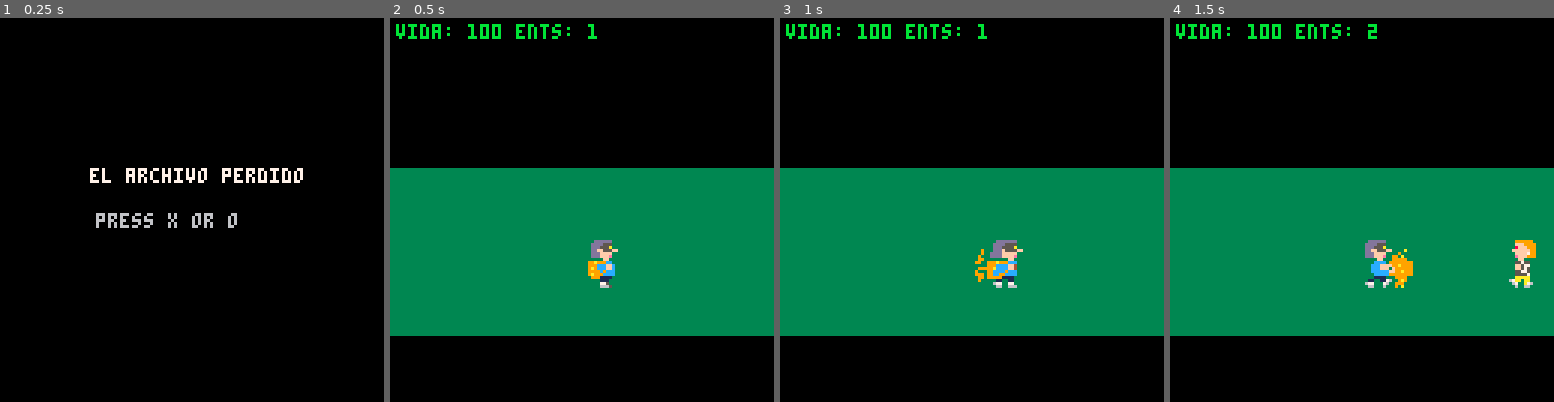
Above: before the commit, frames 1-4 (left to right).
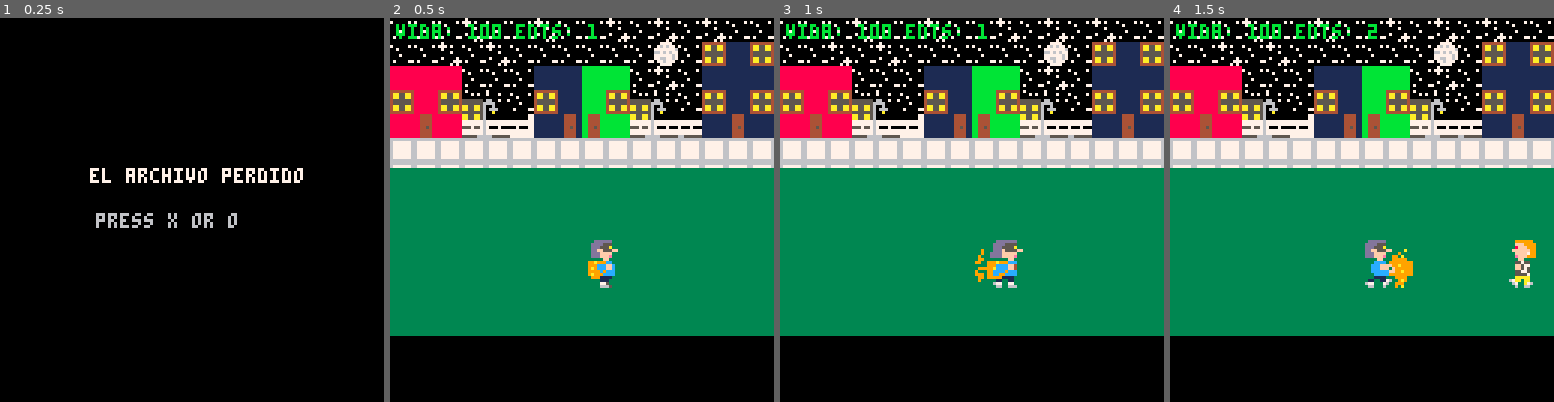
Above: after the commit, the same moments.

Repository: pablonauta/laboratorio2
Game: PICO-8 cartridge test.p8
Two runs of this game, one before a commit and one after it. Both use one fixed random seed, a clock stepped at 60 frames per second and the inputs below.
Inputs:
- Up to frame 1 (0.25 s): no input
- Up to frame 2 (0.5 s): tap X (X key) at 0.33 s
- Up to frame 3 (1 s): tap O (Z key) at 0.7 s
- Up to frame 4 (1.5 s): tap X (X key) at 1.07 s

Frame 1 is identical in both runs. In frame 2, 25% of the frame differs, in the area x 0-100%, y 0-40%; in frame 3, 25%; in frame 4, 25%.

Commit message:
primer mapa a lo perro

Diff:
--- a/test.p8
+++ b/test.p8
@@ -161,6 +161,9 @@
 end
 
 function dibujar_mundo(w)
+
+ -- mapa a lo perro
+ 	map(0,0,0,0,48,16)
 
 	rectfill(
 		0,
@@ -1040,13 +1043,13 @@
 00000000000000000000000000000000000000009944449999999999000000006777777655555555aaaaaaaa0000000077777776777777770000000000000000
 00000000000000000000000000000000000000009944449999999999000000006666666655555555aaaaaaaa0000000055555666665555550000000000000000
 __map__
-c3c3c3c1c3c3c1c3c3c1c3c101c1c3c3c3c3c3c1c3c3c1c3c3c1c3c1c3000000000000000000000000000000000000000000000000000000000000000000000000000000000000000000000000000000000000000000000000000000000000000000000000000000000000000000000000000000000000000000000000000000
+c3c3c3c1c3c3c1c3c3c1c3c1c3c1c3c3c3c3c3c1c3c3c1c3c3c1c3c1c3000000000000000000000000000000000000000000000000000000000000000000000000000000000000000000000000000000000000000000000000000000000000000000000000000000000000000000000000000000000000000000000000000000
 c3c3c1c3c1c3c3c3c3c3c3c2c3c8c7c8c3c3c1c3c1c3c8d6d6c8c3c1c3000000000000000000000000000000000000000000000000000000000000000000000000000000000000000000000000000000000000000000000000000000000000000000000000000000000000000000000000000000000000000000000000000000
 c5c5c5c3c3c3c7c7c6c6c3c1c3c7c7c7c5c5c5c3c3c3c8d6d6c8c1c1c3000000000000000000000000000000000000000000000000000000000000000000000000000000000000000000000000000000000000000000000000000000000000000000000000000000000000000000000000000000000000000000000000000000
 c8c5c8cccdc3c8c7c6c8cccdc3c8c7c8c8c5c8c3c3c3c8d6d6c8c3c3c1000000000000000000000000000000000000000000000000000000000000000000000000000000000000000000000000000000000000000000000000000000000000000000000000000000000000000000000000000000000000000000000000000000
 c5c9c5dcddc0c7cbcac6dcddddc7cbc7c5c9c5c0c0c0d6d5d5d6c0c0c0000000000000000000000000000000000000000000000000000000000000000000000000000000000000000000000000000000000000000000000000000000000000000000000000000000000000000000000000000000000000000000000000000000
 d8d8d8d8d8d8d8d8d8d8d8d8d8d8d8d8d8d8d8d8d8d8d8d8d8d8d8d8d8000000000000000000000000000000000000000000000000000000000000000000000000000000000000000000000000000000000000000000000000000000000000000000000000000000000000000000000000000000000000000000000000000000
 d8d8d8d8d8d8d8d8d8d8d8d8d8d8d8d8d8d8d8d8d8d8d8d8d8d8d8d8d8000000000000000000000000000000000000000000000000000000000000000000000000000000000000000000000000000000000000000000000000000000000000000000000000000000000000000000000000000000000000000000000000000000
-dadad9dadad9dadad9dadad9dadad9dadadad9dadad9dadad9dadad9da000000000000000000000000000000000000000000000000000000000000000000000000000000000000000000000000000000000000000000000000000000000000000000000000000000000000000000000000000000000000000000000000000000
+da00d9dadad9dadad9dadad9dadad9dadadad9dadad9dadad9dadad9da000000000000000000000000000000000000000000000000000000000000000000000000000000000000000000000000000000000000000000000000000000000000000000000000000000000000000000000000000000000000000000000000000000
 d9d9d9d9d9d9d9d9d9d9d9d9d9d9d9d9d9d9d9d9d9d9d9d9d9d9d9d9d9000000000000000000000000000000000000000000000000000000000000000000000000000000000000000000000000000000000000000000000000000000000000000000000000000000000000000000000000000000000000000000000000000000
 d300000000000000000000000000000000000000000000000000000000000000000000000000000000000000000000000000000000000000000000000000000000000000000000000000000000000000000000000000000000000000000000000000000000000000000000000000000000000000000000000000000000000000
